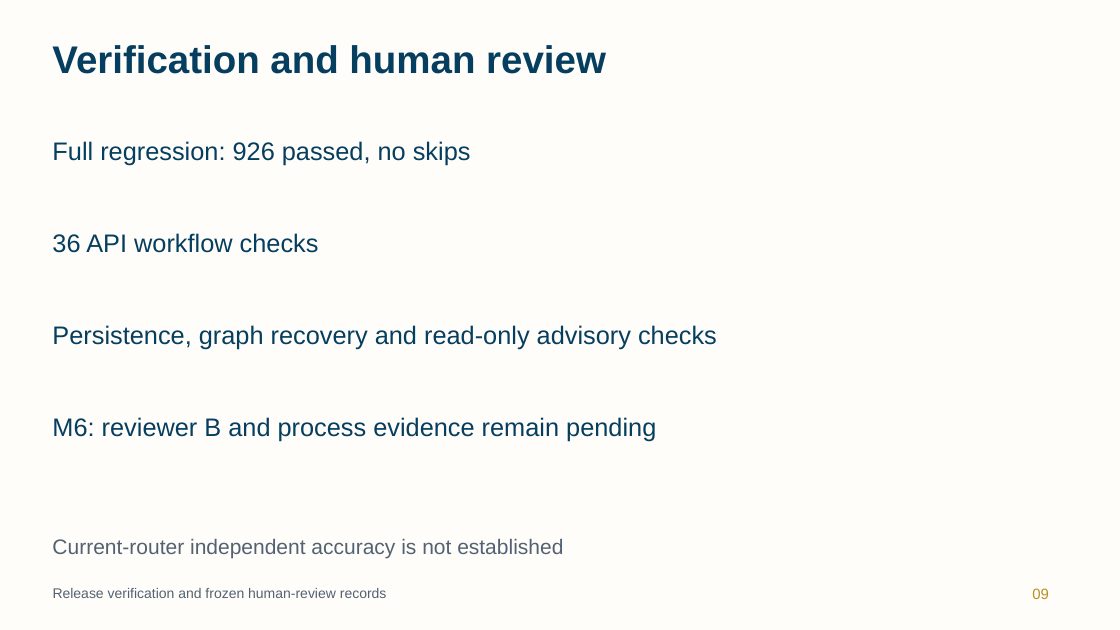
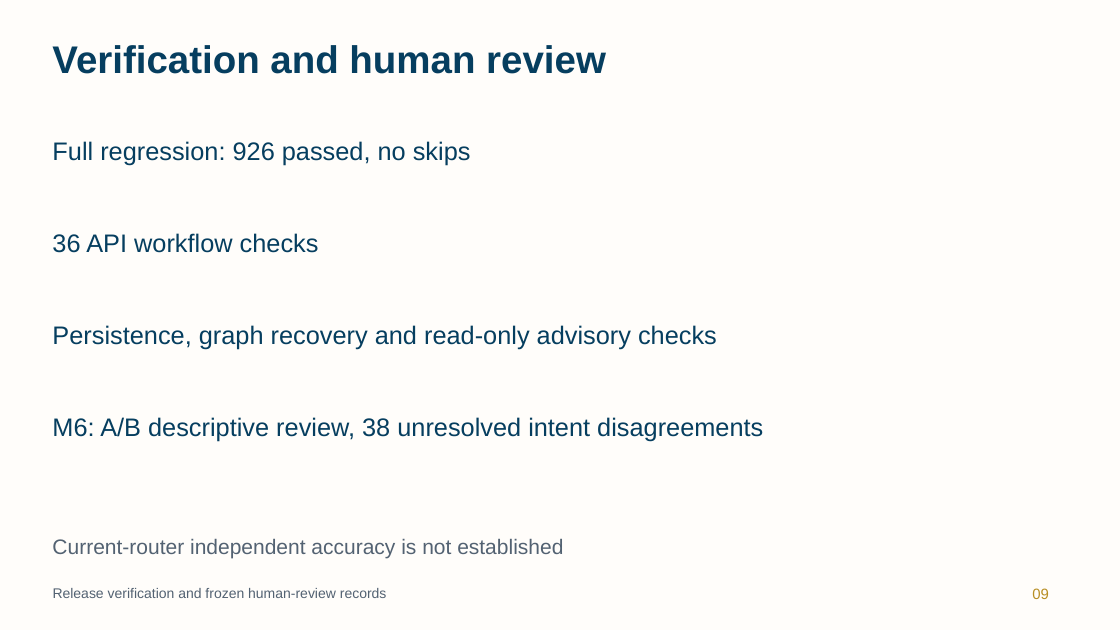
Before and after one commit to Frostash030612/PharmaColdOps, a slide deck: slide 9 of proposal/PharmaColdOps-Final-Presentation.pptx. Drawn at 1120x630 pixels with LibreOffice and Linux fonts; fonts in the diff are those of the drawing. Boxes give left, top, right and bottom in pixels: in the first picture for what was removed or moved away, otherwise in the second. Text is boxed around its words. In the diff, an @@ line names an element or a change of style, - is before the commit and + after.

Commit message:
Close M6 descriptive review and synchronize final deliverables

```diff
--- a/proposal/PharmaColdOps-Final-Presentation.pptx
+++ b/proposal/PharmaColdOps-Final-Presentation.pptx
@@ text at (52,417,763,442): text changed @@
-M6: reviewer B and process evidence remain pending
+M6: A/B descriptive review, 38 unresolved intent disagreements
```
Also in this commit, not shown: 21 other files.
